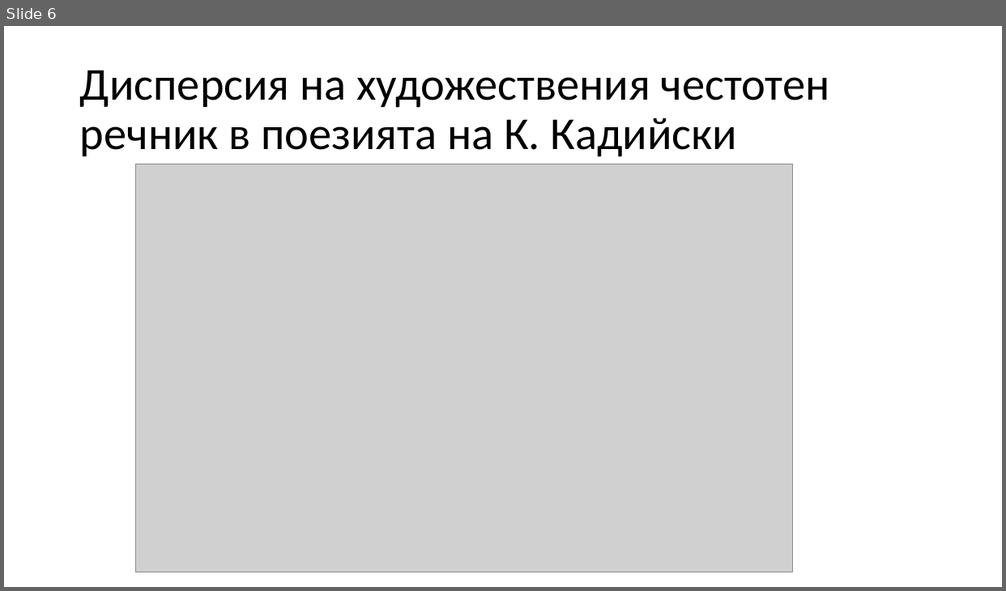
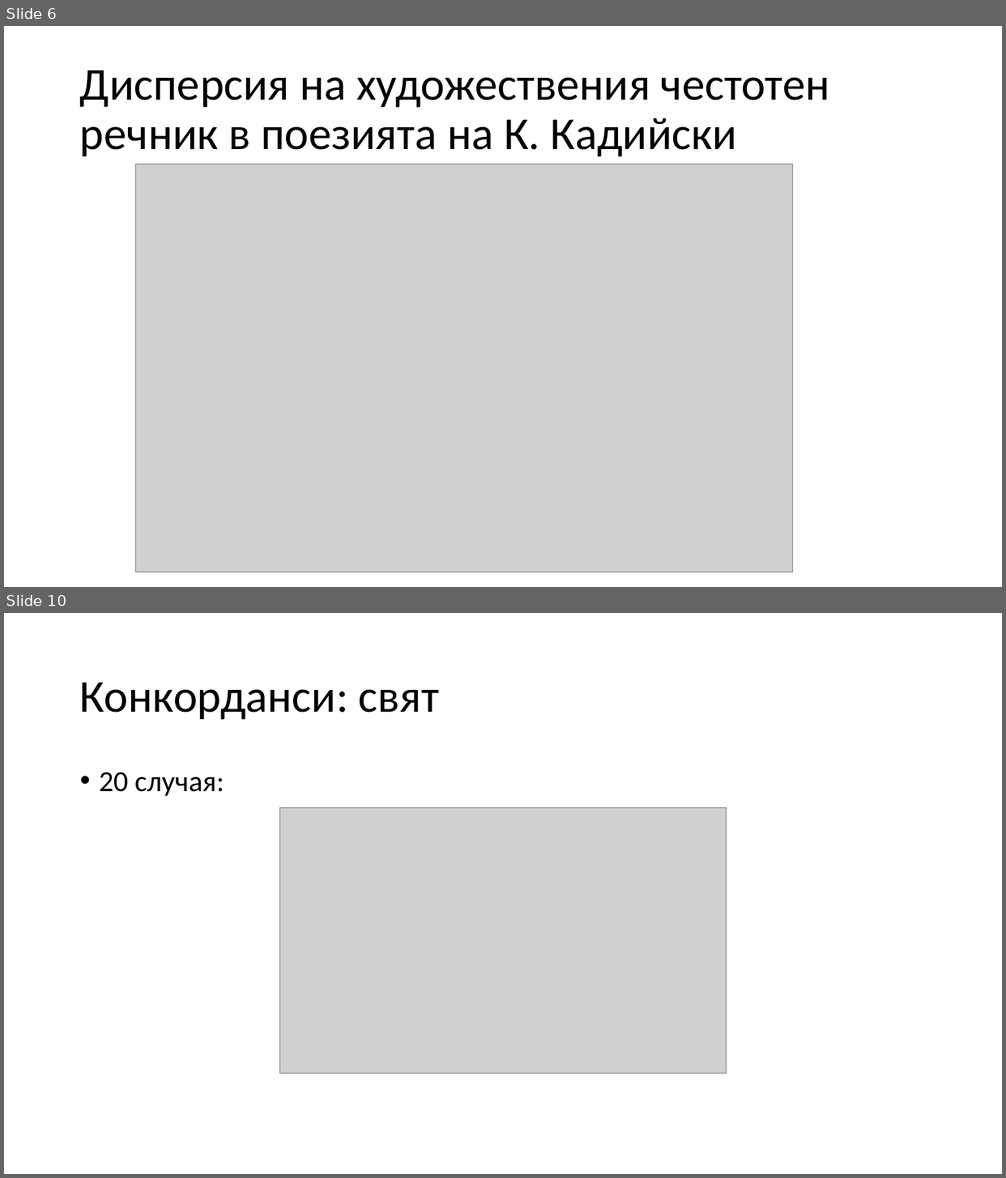
Before and after one commit to ninaanatchkova/literature, a slide deck: presentation/Честотния речник на поета Кирил Кадийски.pptx. Shown one above the other, each under a label of ours: slide 6 before the commit, slides 6 and 10 after it; the slides between them are not shown. The pictures are 1006x591 and 1006x1178 pixels, drawn with LibreOffice and Linux fonts; fonts in the diff are those of the drawing; grey boxes stand for pictures. Boxes give left, top, right and bottom in pixels: in the first picture for what was removed or moved away, otherwise in the second. Text is boxed around its words. In the diff, an @@ line names an element or a change of style, - is before the commit and + after.

```diff
--- a/presentation/Честотния речник на поета Кирил Кадийски.pptx
+++ b/presentation/Честотния речник на поета Кирил Кадийски.pptx
@@ slide 10 added at (4, 613, 1002, 1174), background #FFFFFF @@
@@ title added at (80, 682, 439, 720), 44 pt, text #000000 @@
+Конкорданси: свят
@@ text added at (99, 772, 224, 796), 28 pt, text #000000 @@
+• 20 случая:
@@ picture added at (279, 807, 727, 1073) @@
```
Also in this commit, not shown: 3 slides changed, 4 other slides added, 3 slides removed, 8 other files.
